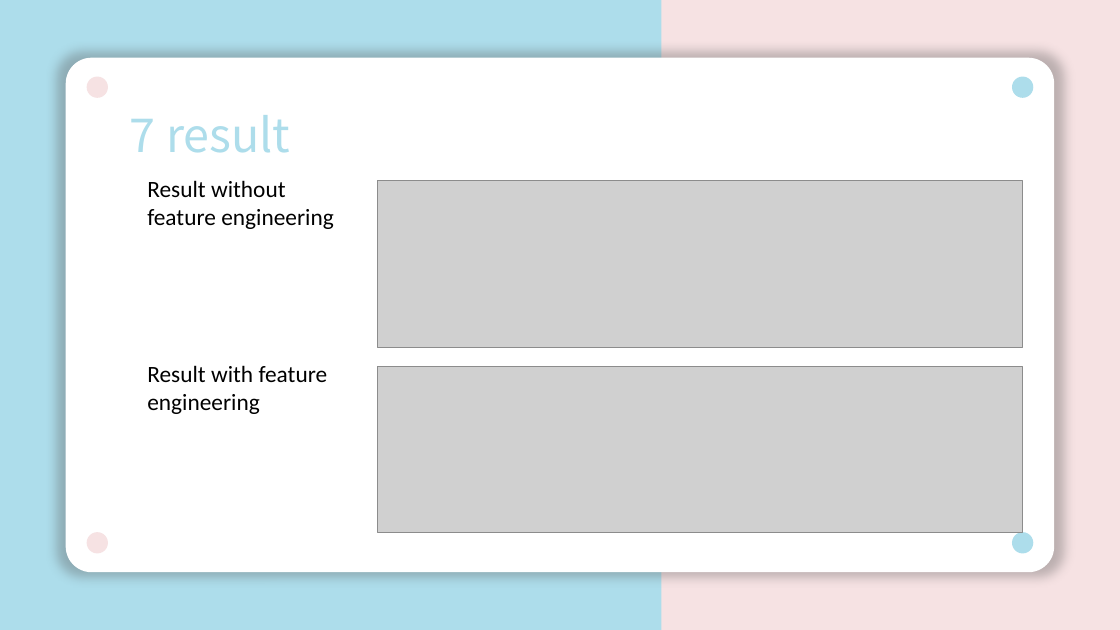
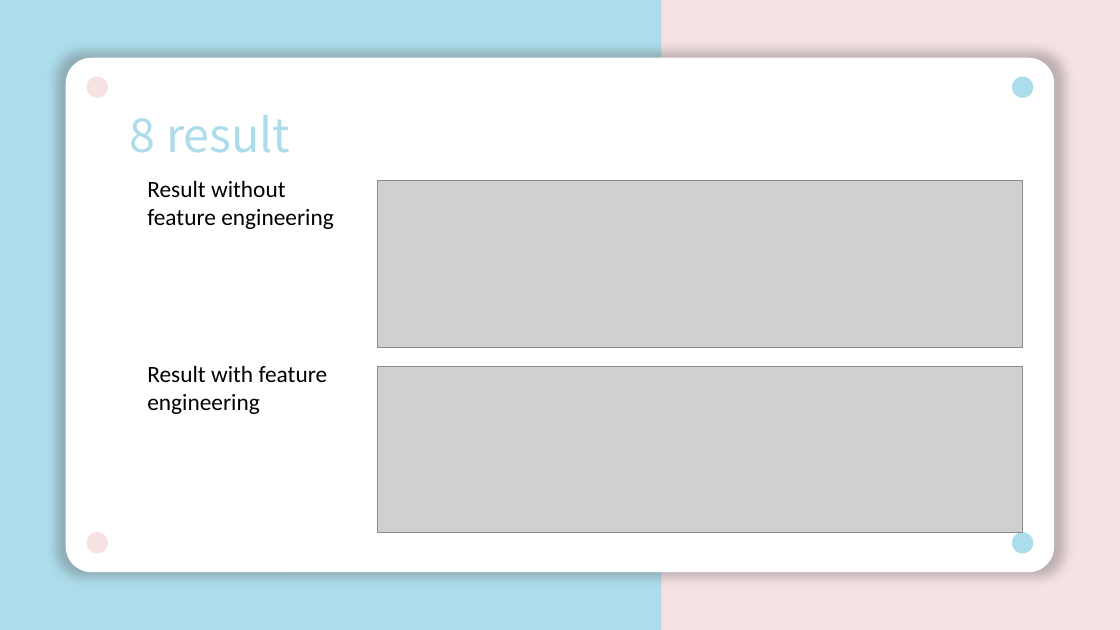
Before and after one commit to unclestay/ESILV---Python-for-data-analysis---devoir-2020, a slide deck: slide 9 of pythonProject.pptx. Drawn at 1120x630 pixels with LibreOffice and Linux fonts; fonts in the diff are those of the drawing; grey boxes stand for pictures. Boxes give left, top, right and bottom in pixels: in the first picture for what was removed or moved away, otherwise in the second. Text is boxed around its words. In the diff, an @@ line names an element or a change of style, - is before the commit and + after.

```diff
--- a/pythonProject.pptx
+++ b/pythonProject.pptx
@@ text at (x1=130, y1=115, x2=290, y2=153): text changed @@
-7 result
+8 result
```
Also in this commit, not shown: 4 other slides changed.
